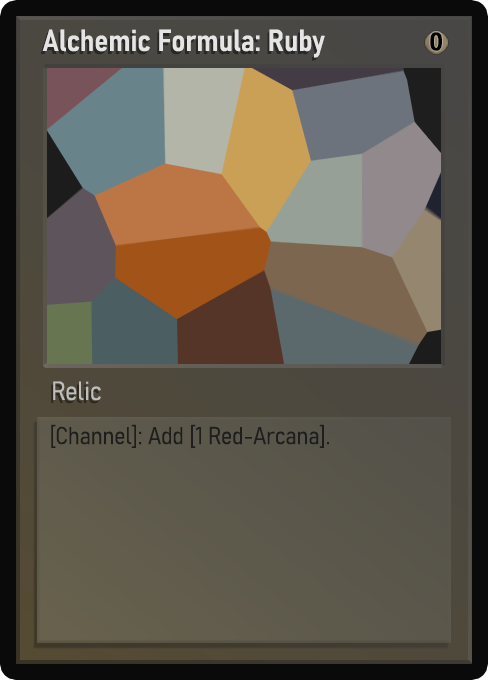
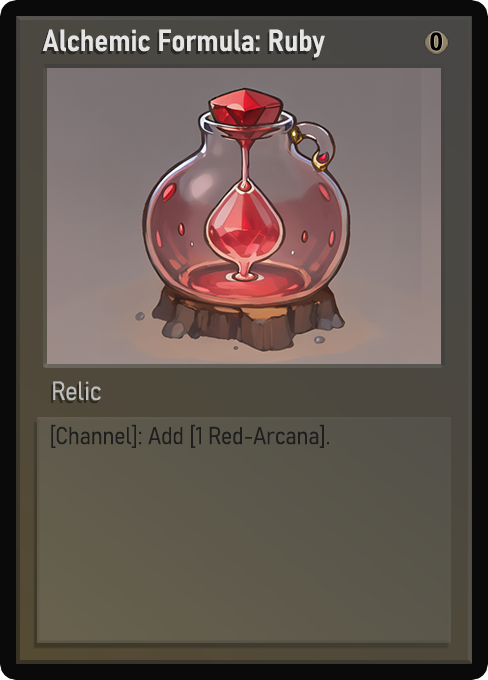
Layer changes from the first 488x680 image to the second:
painted on "Name" over (68, 33, 319, 58)
painted on "Class" over (59, 383, 101, 401)
painted on "Desc_norm" over (58, 428, 319, 445)
painted on "Artwork" over (47, 68, 441, 364)
